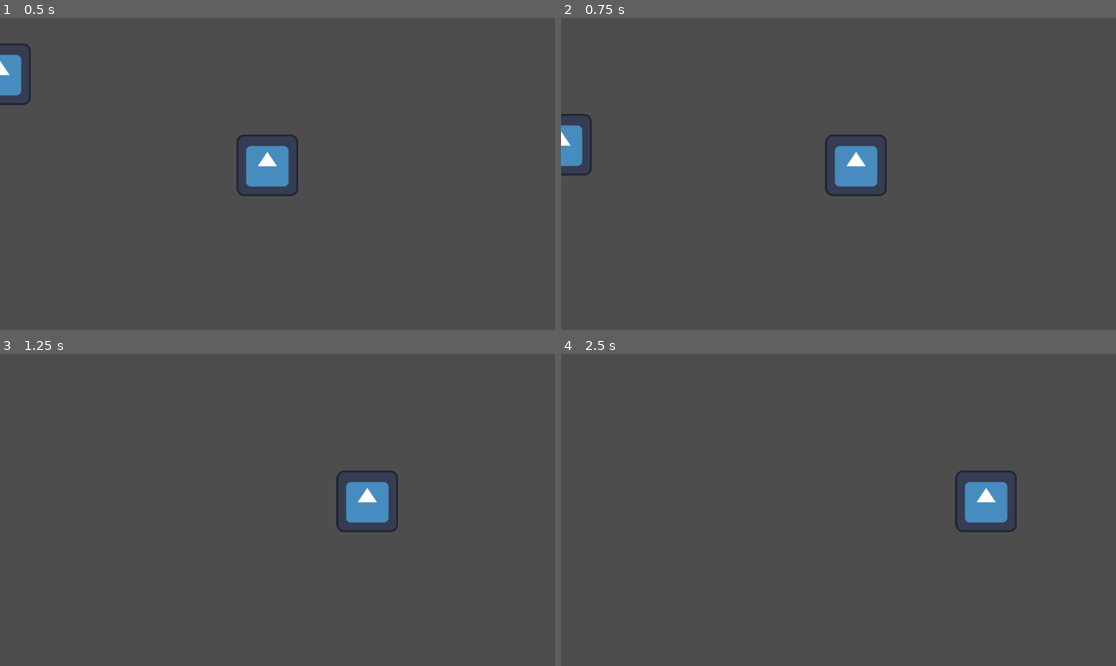
Above: before the commit, frames 1-4 (two rows, left to right).
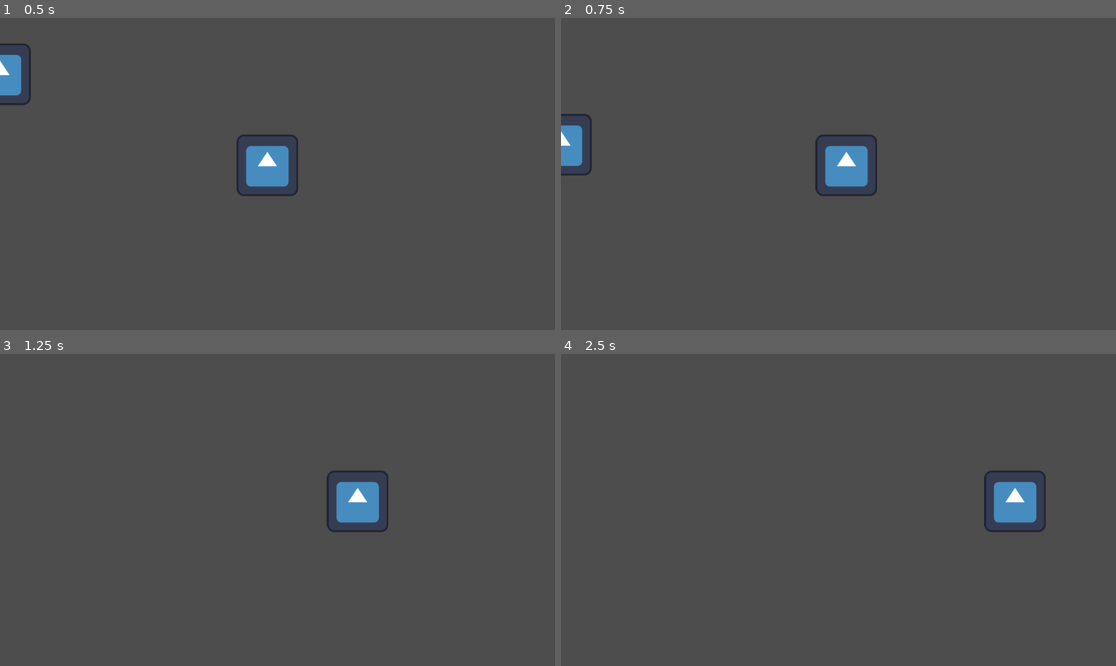
Above: after the commit, the same moments.

Repository: Lulink13/GameJamBulletHeaven
Game: Godot game, scene res://Scenes/Niveau_test.tscn
Two runs of this game, one before a commit and one after it. Both use one fixed random seed, a clock stepped at 60 frames per second and the inputs below. The engine's default icon, where the game draws it, is replaced by a stand-in: a white triangle on a blue panel in a dark square.
Inputs:
- Up to frame 1 (0.5 s): no input
- Up to frame 2 (0.75 s): tap Enter (ui_accept) at 0.5, 0.6 s; hold Right (ui_right) from 0.53 s (still down)
- Up to frame 3 (1.25 s): keep holding Right (ui_right); tap Enter (ui_accept) at 0.77, 1.07 s
- Up to frame 4 (2.5 s): tap Enter (ui_accept) at 1.35, 1.52, 1.82, 2.1 s; release Right (ui_right) at 2.03 s; hold Left (ui_left) from 2.03 s (still down)

Frame 1 is identical in both runs. In frame 2, 0.9% of the frame differs, in the area x 45-59%, y 37-58%; in frame 3, 0.9%; in frame 4, 1.8%, in the area x 70-88%, y 37-58%.

Commit message:
started implementing contact damage on player

Diff:
--- a/Scenes/scene_joueur.tscn
+++ b/Scenes/scene_joueur.tscn
@@ -15,3 +15,11 @@
 [node name="CollisionShape2D" type="CollisionShape2D" parent="."]
 position = Vector2(0.5, 1)
 shape = SubResource("RectangleShape2D_m75id")
+
+[node name="InvulnTimer" type="Timer" parent="."]
+
+[node name="AttackTimer" type="Timer" parent="."]
+autostart = true
+
+[connection signal="timeout" from="InvulnTimer" to="." method="_on_invuln_timer_timeout"]
+[connection signal="timeout" from="AttackTimer" to="." method="_on_attack_timer_timeout"]
--- a/Scripts/Joueur.gd
+++ b/Scripts/Joueur.gd
@@ -1,25 +1,18 @@
 extends CharacterBody2D
 
 
-const SPEED = 300.0
-const ACCEL = 0.5 * SPEED
+const SPEED : float = 300.0
+const ACCEL : float = 0.1 * SPEED
+
+var hp : int = 10
 var spd : Vector2 = Vector2(0, 0)
-const JUMP_VELOCITY = -400.0
+var invuln : bool = false
 
 # Get the gravity from the project settings to be synced with RigidBody nodes.
 var gravity = ProjectSettings.get_setting("physics/2d/default_gravity")
 
 
 func _physics_process(delta):
-	# Add the gravity.
-
-
-	# Handle jump.
-	if Input.is_action_just_pressed("ui_accept") and is_on_floor():
-		velocity.y = JUMP_VELOCITY
-
-	# Get the input direction and handle the movement/deceleration.
-	# As good practice, you should replace UI actions with custom gameplay actions.
 	var direction_x = Input.get_axis("ui_left", "ui_right")
 	var direction_y = Input.get_axis("ui_up", "ui_down")
 	spd.x = max(min(SPEED, spd.x+direction_x*ACCEL),-SPEED)
@@ -34,5 +27,21 @@
 			spd.x = 0
 
 	velocity = spd
+	move_and_slide()
+	if not invuln :
+		for i in get_slide_collision_count():
+			var collision = get_slide_collision(i)
+			if collision.is_ennemy():
+				hp -= collision.get_contact_damage()
+				if hp <= 0: queue_free()
+				else : invuln = false
+		$InvulnTimer.start()
 
-	move_and_slide()
+	get_slide_collision_count()
+
+func _on_invuln_timer_timeout() -> void:
+	invuln = false
+
+
+func _on_attack_timer_timeout() -> void:
+	pass # Replace with function body.
Not shown, removed: Sounds Effects
